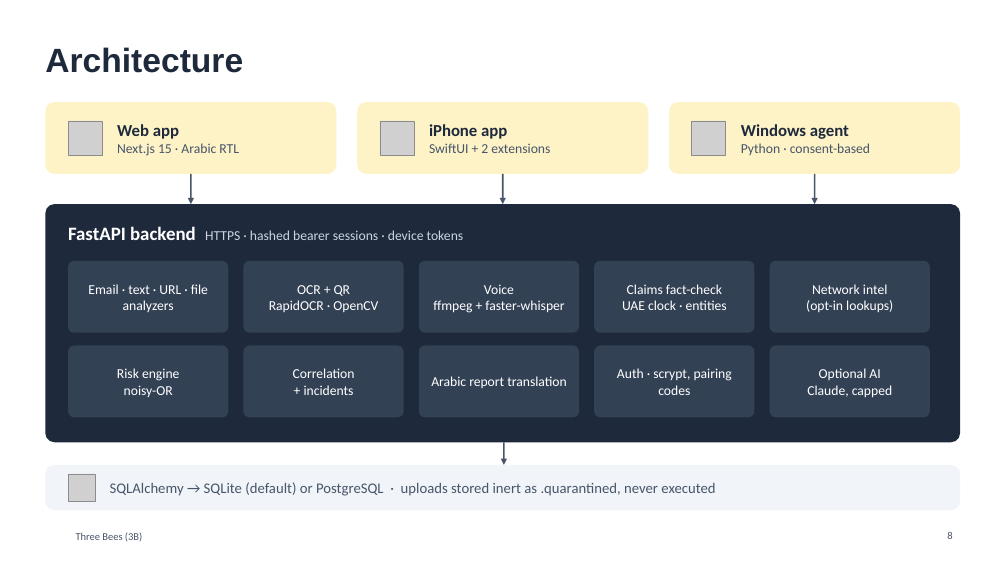
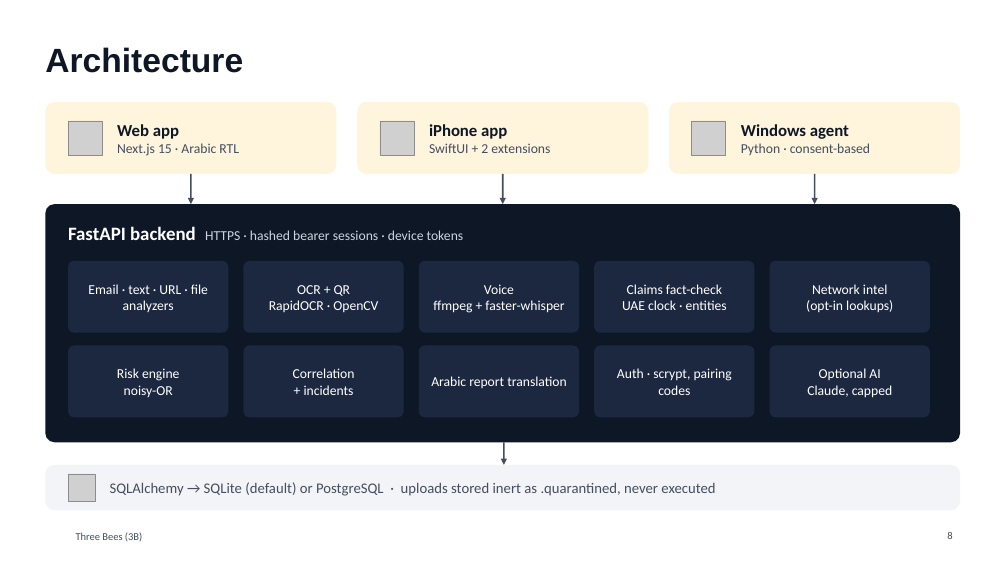
Before and after one commit to Mezx-1/three-bees, a slide deck: slide 8 of docs/presentation/ThreeBees_3B.pptx. Drawn at 1008x567 pixels with LibreOffice and Linux fonts; fonts in the diff are those of the drawing; grey boxes stand for pictures; background and template pictures are left out. Boxes give left, top, right and bottom in pixels: in the first picture for what was removed or moved away, otherwise in the second. Text is boxed around its words. In the diff, an @@ line names an element or a change of style, - is before the commit and + after.

```diff
--- a/docs/presentation/ThreeBees_3B.pptx
+++ b/docs/presentation/ThreeBees_3B.pptx
@@ title "Architecture" at box(45, 47, 243, 73): text colour #1E293B to #0E1726 @@
@@ text "Web app" at box(117, 124, 239, 156): text colour #1E293B to #0E1726 in "Web app"; text colour #475569 to #444E5F in "Next.js 15 · Arabic RTL" @@
@@ text "iPhone app" at box(429, 124, 550, 153): text colour #1E293B to #0E1726 in "iPhone app"; text colour #475569 to #444E5F in "SwiftUI + 2 extensions" @@
@@ fill #FEF3C7 to #FFF4DC in 3 elements at box(45, 102, 337, 174), box(357, 102, 648, 174), box(669, 102, 960, 174) @@
@@ text "Windows agent" at box(741, 124, 870, 155): text colour #1E293B to #0E1726 in "Windows agent"; text colour #475569 to #444E5F in "Python · consent-based" @@
@@ arrow (191, 174) - (191, 204): stroke #475569 1.5 pt to #444E5F 1.5 pt @@
@@ arrow (503, 174) - (503, 204): stroke #475569 1.5 pt to #444E5F 1.5 pt @@
@@ arrow (815, 174) - (815, 204): stroke #475569 1.5 pt to #444E5F 1.5 pt @@
@@ rounded rectangle at box(45, 204, 960, 442): fill #1E293B to #0E1726 @@
@@ fill #334155 to #1B2840 in 10 elements at box(68, 261, 228, 333), box(243, 261, 404, 333), box(419, 261, 579, 333), box(594, 261, 755, 333), box(770, 261, 930, 333), box(68, 346, 228, 417), box(243, 346, 404, 417), box(419, 346, 579, 417), box(594, 346, 755, 417), box(770, 346, 930, 417) @@
@@ arrow (504, 442) - (504, 465): stroke #475569 1.5 pt to #444E5F 1.5 pt @@
```
Also in this commit, not shown: 12 other slides changed, 3 other files.
